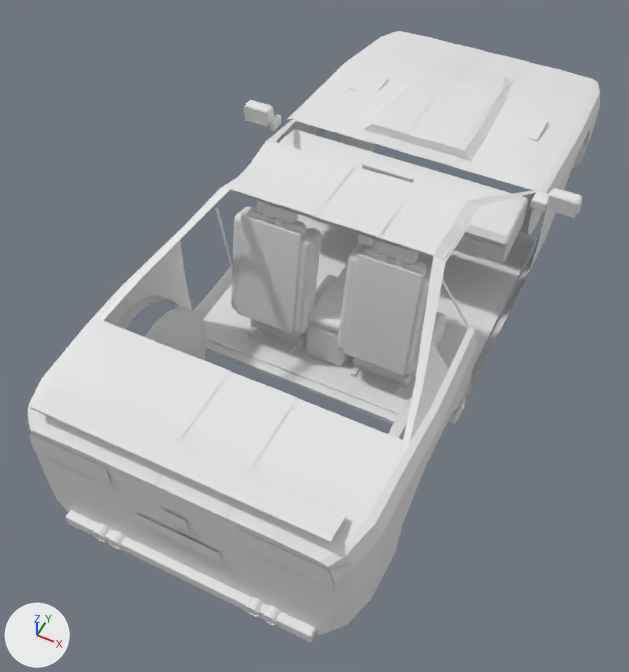
One commit to the OBJ model realweather/src/main/resources/assets/realweather/models/vehicle/coupe/body.obj: the scene before it, then after it.
Rendered twice from a 50 mm lens placed at (1.55, -4.02, 4.45), pointed at (-0.14, -0.62, 0.21). Lighting does not change. The marker at lower left points along +X, +Y and +Z. The picture after the commit comes second. Materials are left out; every surface is plain grey. Where no turn or scale is listed for an object, it has been applied to the vertices. Vertices at exactly the same position are counted once.

The older version as bpy lines, for what is in view:
```python
me_body = bpy.data.meshes.new('body')
me_body.from_pydata(...)  # 6185 vertices, 5293 faces; spans x -1.16..1.16, y -2.46..2.44, z -0.06..1.34
me_body.materials.append(mat_alu)
me_body.materials.append(mat_amber)
me_body.materials.append(mat_badge)
me_body.materials.append(mat_black)
me_body.materials.append(mat_carpet)
me_body.materials.append(mat_chrome)
me_body.materials.append(mat_climate)
me_body.materials.append(mat_cluster)
me_body.materials.append(mat_dark)
me_body.materials.append(mat_dash)
me_body.materials.append(mat_dome_light)
me_body.materials.append(mat_floor_mat)
me_body.materials.append(mat_gauge)
me_body.materials.append(mat_gauge_rpm)
me_body.materials.append(mat_gear_panel)
me_body.materials.append(mat_gr_mesh)
me_body.materials.append(mat_headliner)
me_body.materials.append(mat_hl_muscle)
me_body.materials.append(mat_infotainment)
me_body.materials.append(mat_leather_red)
me_body.materials.append(mat_marker_amber)
me_body.materials.append(mat_paint)
me_body.materials.append(mat_piano)
me_body.materials.append(mat_plate_front)
me_body.materials.append(mat_plate_rear)
me_body.materials.append(mat_quilt_red)
me_body.materials.append(mat_steel)
me_body.materials.append(mat_tl_muscle)
me_body.materials.append(mat_trim)
me_body.materials.append(mat_vent)
me_body.materials.append(mat_vent_mesh)
ob_body = bpy.data.objects.new('body', me_body)
ob_body.location = (0.0, 0.0, 0.0)
```
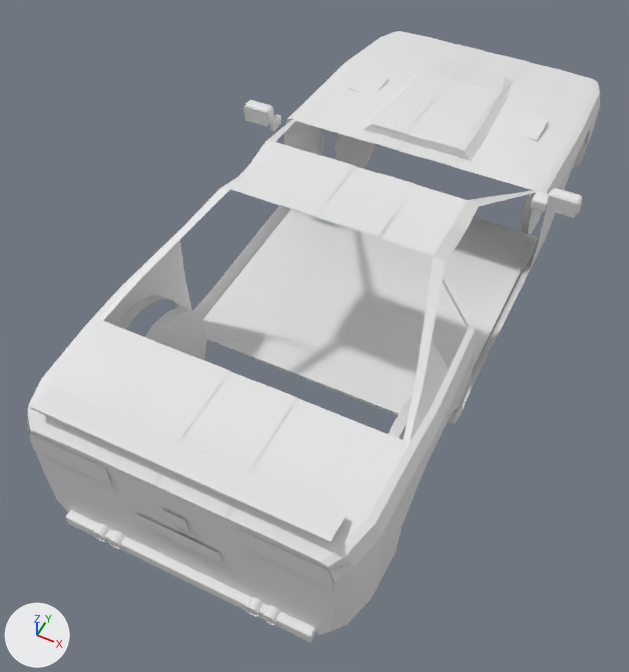
What the commit changed:
me_body is used by ob_body; location (0.0, 0.0, 0.0).
me_body had 6185 vertices, 5293 faces and spanned x -1.16..1.16, y -2.46..2.44, z -0.06..1.34.
me_body now has 2456 vertices, 1734 faces and spans x -1.16..1.16, y -2.46..2.44, z -0.06..1.34.
me_body part 1: 63 loose pieces with 3684 vertices, spanning x -0.83..0.83, y -1.02..0.58, z 0.17..1.29, are deleted.
Part 2, on me_body:
45 vertices are removed from x -0.67..0.67, y -0.73..-0.24, z 1.28..1.33.
40 faces are deleted.
8 new faces join them.

Changed parts and their boxes (x1, y1, x2, y2) in the pictures (629 x 672 px):
part 1 of me_body, deleted
    before: (206, 129, 528, 424)
part 2 of me_body, cut back
    before: (224, 142, 479, 258)
    after: (239, 142, 479, 245)
